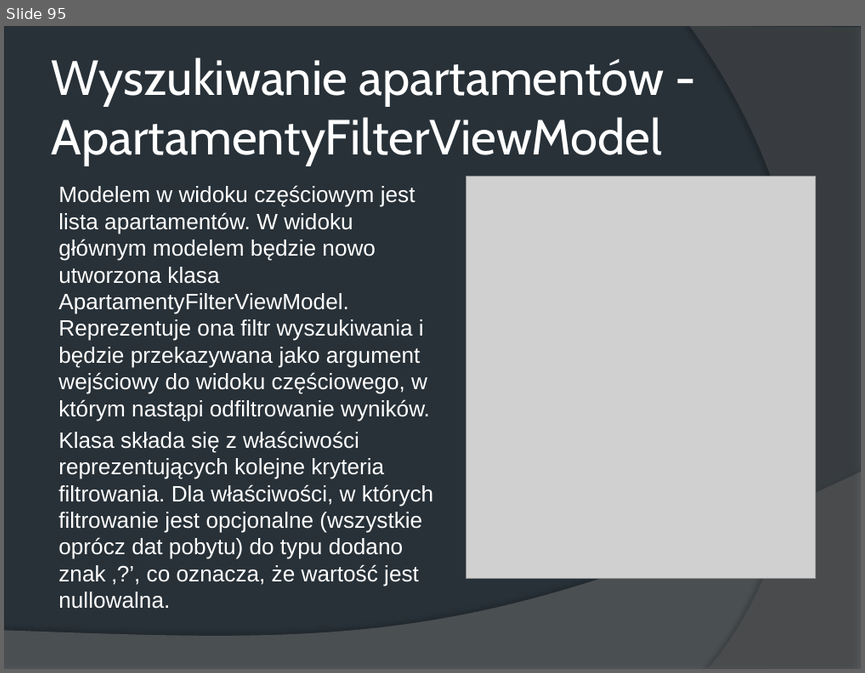
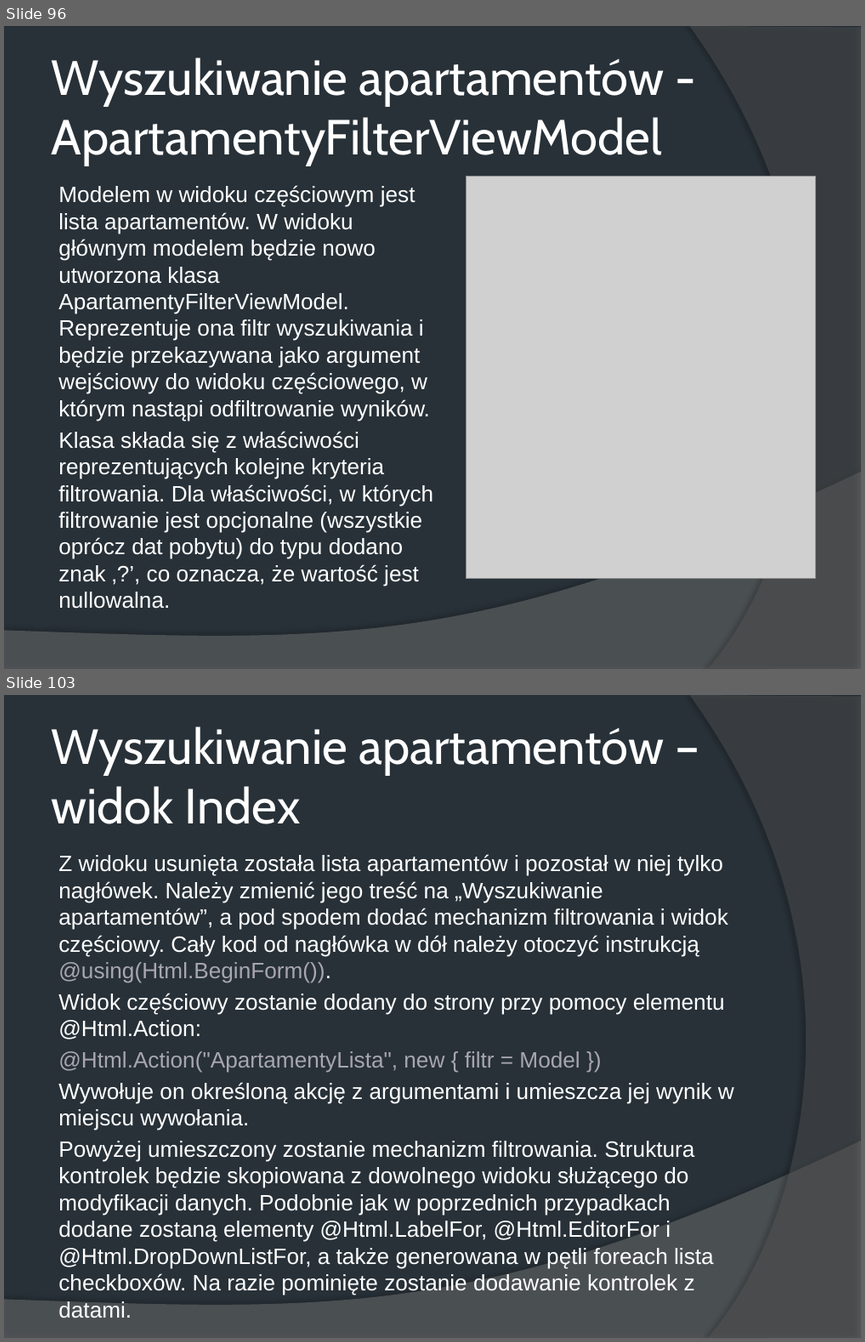
Before and after one commit to wiwlm/HotelMVC, a slide deck: Aplikacje MVC.pptx. Shown one above the other, each under a label of ours: slide 95 before the commit, slides 96 and 103 after it; the slides between them are not shown. The pictures are 865x673 and 865x1342 pixels, drawn with LibreOffice and Linux fonts; fonts in the diff are those of the drawing; grey boxes stand for pictures. Boxes give left, top, right and bottom in pixels: in the first picture for what was removed or moved away, otherwise in the second. Text is boxed around its words. In the diff, an @@ line names an element or a change of style, - is before the commit and + after.

Commit message:
Rezerwacja apartamentów

```diff
--- a/Aplikacje MVC.pptx
+++ b/Aplikacje MVC.pptx
@@ slide 103 added at (4, 695, 861, 1338), background #283138; not listed: 2 template elements that a slide beside it also shows @@
@@ title added at (51, 726, 664, 824), 41.4 pt, text #FFFFFF @@
+Wyszukiwanie apartamentów – widok Index
@@ text added at (58, 854, 734, 1268), 18.8 pt, text #FFFFFF @@
+Z widoku usunięta została lista apartamentów i pozostał w niej tylko nagłówek. Należy zmienić jego treść na „Wyszukiwanie apartamentów”, a pod spodem dodać mechanizm filtrowania i widok częściowy. Cały kod od nagłówka w dół należy otoczyć instrukcją @using(Html.BeginForm()).
+Widok częściowy zostanie dodany do strony przy pomocy elementu @Html.Action:
+@Html.Action("ApartamentyLista", new { filtr = Model })
+Wywołuje on określoną akcję z argumentami i umieszcza jej wynik w miejscu wywołania.
+Powyżej umieszczony zostanie mechanizm filtrowania. Struktura kontrolek będzie skopiowana z dowolnego widoku służącego do modyfikacji danych. Podobnie jak w poprzednich przypadkach dodane zostaną elementy @Html.LabelFor, @Html.EditorFor i @Html.DropDownListFor, a także generowana w pętli foreach lista checkboxów. Na razie pominięte zostanie dodawanie kontrolek z datami.
@@ what was slide 95 is now slide 96 @@
```
Also in this commit, not shown: 7 slides changed, 18 other slides added, 1 slide removed, 16 other files.
